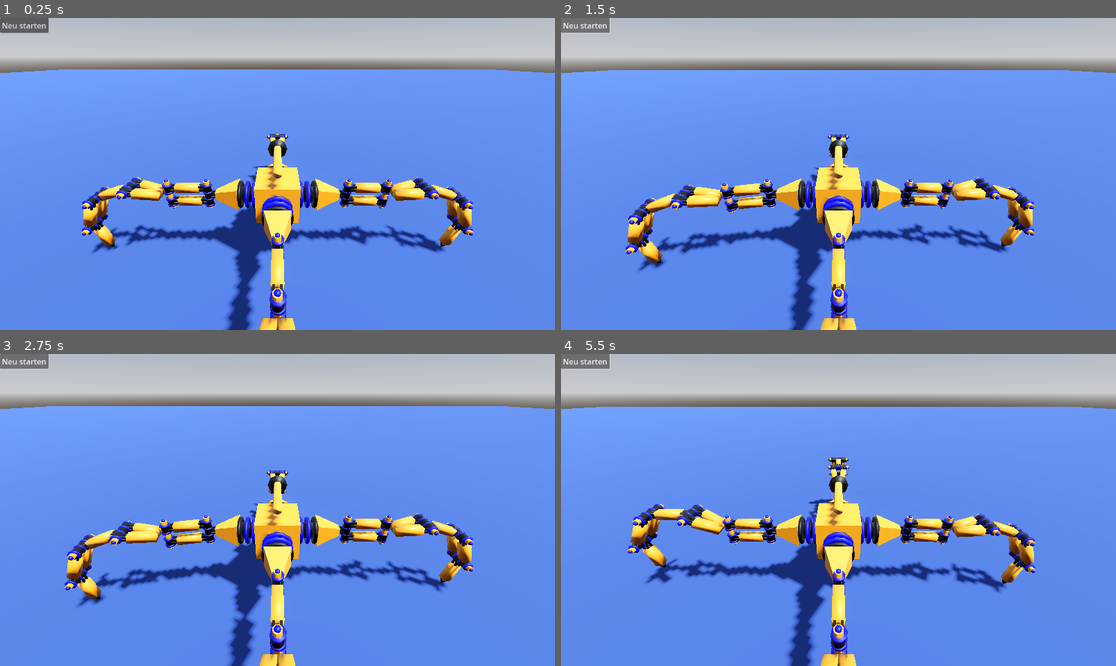
Above: before the commit, frames 1-4 (two rows, left to right).
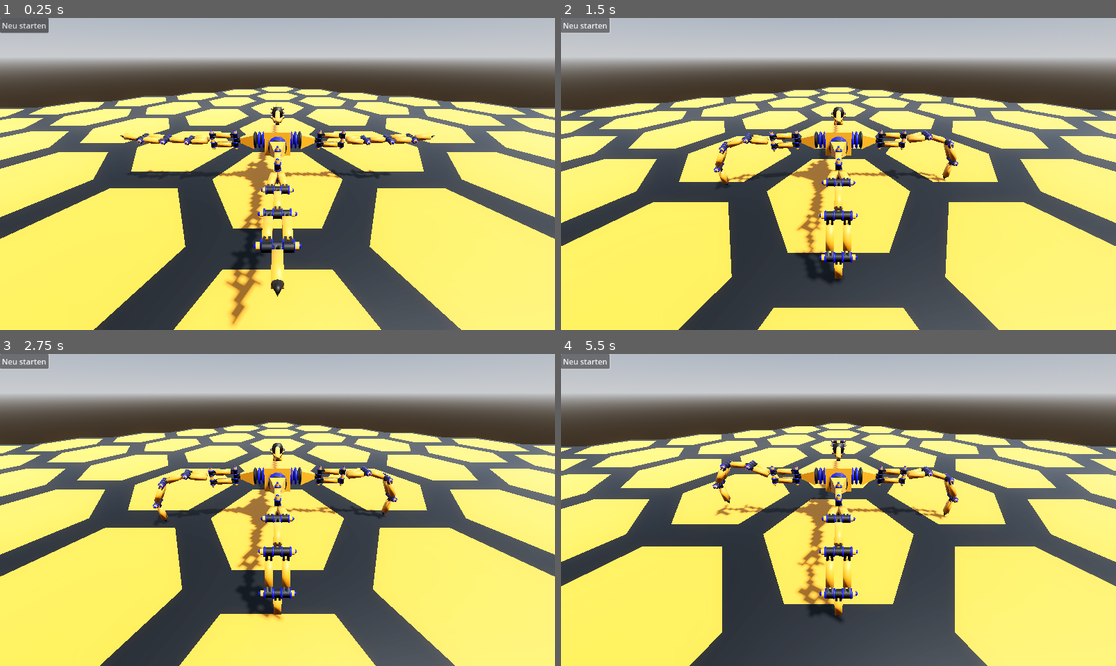
Above: after the commit, the same moments.

Repository: gheddie/godot_spider_game
Game: Godot game, scene res://sandbox.tscn
The game is run twice, just before and just after one commit, with the same random seed, the same clock (stepped at 60 frames per second) and the same inputs.
Inputs:
- Up to frame 1 (0.25 s): no input
- Up to frame 2 (1.5 s): click "Neu starten" at 0.5 s; tap Enter at 1.25 s; hold W (move_forward) from 1.28 s (still down)
- Up to frame 3 (2.75 s): release W (move_forward) at 2.03 s; hold S (move_backward) from 2.03 s (still down)
- Up to frame 4 (5.5 s): release S (move_backward) at 2.78 s; hold W (move_forward) 2.78-4.28 s; hold S (move_backward) from 4.28 s (still down)

The runs differ from the first frame. In frame 1, 82% of the frame differs, in the area x 0-100%, y 16-100%; in frame 2, 82%; in frame 3, 82%; in frame 4, 82%.

Commit message:
changed floor

Diff:
--- /dev/null
+++ b/assets/floorplate.tscn
@@ -0,0 +1,15 @@
+[gd_scene load_steps=3 format=3 uid="uid://d3nklux16bbpf"]
+
+[ext_resource type="PackedScene" uid="uid://bxxrkhetj88eh" path="res://assets/blender/export/floorplate.glb" id="1_46w2b"]
+
+[sub_resource type="BoxShape3D" id="BoxShape3D_46w2b"]
+size = Vector3(2, 0.4, 2)
+
+[node name="Floorplate" type="StaticBody3D"]
+
+[node name="floorplate" parent="." instance=ExtResource("1_46w2b")]
+transform = Transform3D(2, 0, 0, 0, 1, 0, 0, 0, 2, 0, 0, 0)
+
+[node name="CollisionShape3D" type="CollisionShape3D" parent="."]
+transform = Transform3D(1, 0, 0, 0, 1, 0, 0, 0, 1, 0, -1.4901161e-08, 0)
+shape = SubResource("BoxShape3D_46w2b")
--- a/assets/spider.tscn
+++ b/assets/spider.tscn
@@ -4,7 +4,7 @@
 [ext_resource type="PackedScene" uid="uid://bfxf731uerwcx" path="res://assets/blender/export/spider.glb" id="1_k3kcl"]
 
 [sub_resource type="BoxShape3D" id="BoxShape3D_h5k70"]
-size = Vector3(5.5, 1.8000001, 5.5)
+size = Vector3(5.329651, 1.8000001, 5.3303223)
 
 [node name="Spider" type="CharacterBody3D"]
 script = ExtResource("1_h5k70")
@@ -12,96 +12,8 @@
 [node name="spider" parent="." instance=ExtResource("1_k3kcl")]
 transform = Transform3D(-2.1855695e-09, 0, -0.05, 0, 0.05, 0, 0.05, 0, -2.1855695e-09, 0, 0, 0)
 
-[node name="Skeleton3D" parent="spider/Armature4" index="0"]
-bones/1/rotation = Quaternion(0, 0, 0.0054911003, 0.9999849)
-bones/2/rotation = Quaternion(0.11172414, -5.3900998e-11, -5.152505e-10, 0.99373925)
-bones/3/rotation = Quaternion(-0.2714534, -3.4108313e-11, 2.1753044e-10, 0.9624516)
-bones/4/rotation = Quaternion(-0.4243063, 1.9352663e-10, 5.2371097e-11, 0.9055187)
-bones/5/rotation = Quaternion(-0.30468816, 7.483216e-09, 9.07412e-09, 0.9524522)
-bones/6/position = Vector3(50.33333, -20, -0.3333303)
-bones/6/rotation = Quaternion(0.5, -0.50000006, 0.5, 0.50000006)
-
-[node name="Bone_005" parent="spider/Armature4/Skeleton3D" index="0"]
-transform = Transform3D(0.01098202, -0.248074, 0.9686788, -1.9311816e-08, -0.96873724, -0.2480889, 0.9999397, 0.0027244994, -0.010638697, 52.824345, -10.30966, -0.36049977)
-
-[node name="Bone_004" parent="spider/Armature4/Skeleton3D" index="1"]
-transform = Transform3D(0.010982034, 0.36020878, 0.9328071, -3.139768e-10, -0.93286335, 0.36023057, 0.9999397, -0.003956064, -0.010244737, 49.222256, -0.98102665, -0.32093912)
-
-[node name="Bone_003" parent="spider/Armature4/Skeleton3D" index="2"]
-transform = Transform3D(0.010982034, 0.947309, 0.32013264, 3.7950358e-11, -0.32015198, 0.94736624, 0.9999397, -0.0104040075, -0.0035159201, 39.749165, 2.2204933, -0.21689907)
-
-[node name="Bone_002" parent="spider/Armature4/Skeleton3D" index="3"]
-transform = Transform3D(0.010982034, 0.9749766, -0.22203593, -8.0047635e-12, 0.22204933, 0.9750354, 0.9999397, -0.010707872, 0.0024385531, 29.999397, 0, -0.10982035)
-
-[node name="Bone_001" parent="spider/Armature4/Skeleton3D" index="4"]
-transform = Transform3D(0.010982035, 0.9999397, 0, 0, 0, 1, 0.9999397, -0.010982035, 0, 20, 0, 0)
-
-[node name="Skeleton3D" parent="spider/Armature1" index="0"]
-bones/2/rotation = Quaternion(0.110485025, -7.531379e-11, -2.7609226e-10, 0.9938778)
-bones/3/rotation = Quaternion(-0.26896748, -7.981327e-12, 1.9346486e-10, 0.96314925)
-bones/4/rotation = Quaternion(-0.4197367, -4.8067357e-16, -2.7187442e-16, 0.907646)
-bones/5/rotation = Quaternion(-0.3011781, 7.315675e-09, 9.309157e-09, 0.9535679)
-bones/6/position = Vector3(50.666676, -20, 1.4563794e-07)
-bones/6/rotation = Quaternion(-0.49999994, -0.5, 0.50000006, 0.5)
-
-[node name="Bone_005" parent="spider/Armature1/Skeleton3D" index="0"]
-transform = Transform3D(-1.3073513e-08, -0.22855139, 0.97353184, -1.9581808e-08, -0.97353184, -0.22855139, 1, -2.2051482e-08, 8.252032e-09, 52.959, -10.26198, -9.304323e-10)
-
-[node name="Bone_004" parent="spider/Armature1/Skeleton3D" index="1"]
-transform = Transform3D(1.1498627e-10, 0.37209615, 0.92819417, 8.495459e-11, -0.92819417, 0.37209615, 1, 3.6068426e-11, -1.3834087e-10, 49.238037, -0.9800389, -1.2913484e-09)
-
-[node name="Bone_003" parent="spider/Armature1/Skeleton3D" index="2"]
-transform = Transform3D(1.1498601e-10, 0.9482177, 0.31762108, 8.495352e-11, -0.31762108, 0.9482177, 1, -8.204872e-11, -1.1707642e-10, 39.75586, 2.196172, -4.7086557e-10)
-
-[node name="Bone_002" parent="spider/Armature1/Skeleton3D" index="3"]
-transform = Transform3D(-2.7225472e-10, 0.9755861, -0.2196172, 8.8697286e-11, 0.2196172, 0.9755861, 1, 2.461285e-10, -1.4632368e-10, 30, 0, -2.932154e-09)
-
-[node name="Skeleton3D" parent="spider/Armature2" index="0"]
-bones/1/rotation = Quaternion(0, 0, -0.005491111, 0.9999849)
-bones/2/rotation = Quaternion(0.1117237, 4.673501e-12, -4.665548e-11, 0.9937393)
-bones/3/rotation = Quaternion(-0.27145344, -2.7741878e-11, 1.7880565e-10, 0.9624516)
-bones/4/rotation = Quaternion(-0.4243059, -4.562833e-11, 6.1002293e-11, 0.90551895)
-bones/5/rotation = Quaternion(-0.30468795, 7.0094686e-09, 9.320482e-09, 0.95245224)
-bones/6/position = Vector3(50.33333, -20.00002, 0.33333048)
-bones/6/rotation = Quaternion(-0.50000006, -0.5, -0.4999999, 0.50000006)
-
-[node name="Bone_005" parent="spider/Armature2/Skeleton3D" index="0"]
-transform = Transform3D(-0.010982069, -0.24807331, 0.96867895, -1.9434983e-08, -0.9687373, -0.2480883, 0.9999397, -0.0027245414, 0.010638736, 52.82434, -10.309675, 0.3605005)
-
-[node name="Bone_004" parent="spider/Armature2/Skeleton3D" index="1"]
-transform = Transform3D(-0.010982056, 0.36020896, 0.9328069, -1.0513847e-12, -0.9328632, 0.36023065, 0.9999397, 0.003956074, 0.010244756, 49.22225, -0.98104334, 0.32093978)
-
-[node name="Bone_003" parent="spider/Armature2/Skeleton3D" index="2"]
-transform = Transform3D(-0.010982056, 0.9473088, 0.3201335, 1.7472145e-11, -0.32015282, 0.9473659, 0.9999397, 0.010404026, 0.0035159364, 39.749165, 2.2204847, 0.21689951)
-
-[node name="Bone_002" parent="spider/Armature2/Skeleton3D" index="3"]
-transform = Transform3D(-0.010982056, 0.9749768, -0.22203507, -1.971353e-11, 0.22204846, 0.9750356, 0.9999397, 0.010707896, -0.0024385487, 29.999397, 0, 0.10982056)
-
-[node name="Bone_001" parent="spider/Armature2/Skeleton3D" index="4"]
-transform = Transform3D(-0.010982056, 0.9999397, 0, 0, 0, 1, 0.9999397, 0.010982056, 0, 20, 0, 1.9895197e-13)
-
-[node name="Skeleton3D" parent="spider/Armature3" index="0"]
-bones/2/rotation = Quaternion(0.112832725, -7.596581e-11, -2.7591357e-10, 0.993614)
-bones/3/rotation = Quaternion(-0.2740656, -9.006126e-12, 1.9341974e-10, 0.961711)
-bones/4/rotation = Quaternion(-0.42894036, -6.048965e-17, 3.3592522e-18, 0.9033328)
-bones/5/rotation = Quaternion(-0.3082227, 7.246622e-09, 9.363011e-09, 0.9513142)
-bones/6/position = Vector3(50, -20, -4.371148e-08)
-bones/6/rotation = Quaternion(0.5, -0.5, -0.5, 0.5)
-
-[node name="Bone_005" parent="spider/Armature3/Skeleton3D" index="0"]
-transform = Transform3D(-1.358414e-08, -0.26825386, 0.9633484, -1.922776e-08, -0.9633484, -0.26825386, 1, -2.2167027e-08, 7.928338e-09, 52.685295, -10.365793, -8.715372e-10)
-
-[node name="Bone_004" parent="spider/Armature3/Skeleton3D" index="1"]
-transform = Transform3D(1.15001855e-10, 0.34765467, 0.9376227, 8.67835e-11, -0.9376227, 0.34765467, 1, 4.1389277e-11, -1.3799897e-10, 49.208748, -0.9895661, -1.2854877e-09)
-
-[node name="Bone_003" parent="spider/Armature3/Skeleton3D" index="2"]
-transform = Transform3D(1.15001765e-10, 0.9463372, 0.32318097, 8.6783414e-11, -0.32318097, 0.9463372, 1, -8.078362e-11, -1.1929274e-10, 39.745377, 2.2422435, -4.7762394e-10)
-
-[node name="Bone_002" parent="spider/Armature3/Skeleton3D" index="3"]
-transform = Transform3D(-2.722521e-10, 0.97453755, -0.22422436, 8.869722e-11, 0.22422436, 0.97453755, 1, 2.4543187e-10, -1.4748433e-10, 30, 0, -2.9319143e-09)
-
 [node name="Camera3D" type="Camera3D" parent="spider"]
-transform = Transform3D(-10, -4.3650587e-07, 7.574542e-07, 0, 8.664267, 4.9930453, -8.742278e-07, 4.9930453, -8.664267, 0, 51.07657, -43.40424)
+transform = Transform3D(-20, -8.730119e-07, 1.5149087e-06, 0, 17.328533, 9.986091, -1.7484558e-06, 9.986091, -17.328533, -1.7484551e-06, 51.07657, -83.404236)
 current = true
 
 [node name="GridContainer" type="GridContainer" parent="."]
@@ -116,7 +28,7 @@
 text = "Neu starten"
 
 [node name="CollisionShape3D" type="CollisionShape3D" parent="."]
-transform = Transform3D(1, 0, 0, 0, 1, 0, 0, 0, 1, 0.05000019, 0.90000004, -0.05000019)
+transform = Transform3D(1, 0, 0, 0, 1, 0, 0, 0, 1, 0.003460884, 0.90000004, 0.010180473)
 shape = SubResource("BoxShape3D_h5k70")
 
 [editable path="spider"]
--- a/sandbox.tscn
+++ b/sandbox.tscn
@@ -1,6 +1,7 @@
 [gd_scene load_steps=6 format=3 uid="uid://csal46ceqcauu"]
 
 [ext_resource type="PackedScene" uid="uid://bdrgqja08vwol" path="res://assets/spider.tscn" id="1_3h184"]
+[ext_resource type="PackedScene" uid="uid://d3nklux16bbpf" path="res://assets/floorplate.tscn" id="2_cojph"]
 
 [sub_resource type="ProceduralSkyMaterial" id="ProceduralSkyMaterial_3h184"]
 sky_horizon_color = Color(0.66224277, 0.6717428, 0.6867428, 1)
@@ -15,22 +16,223 @@
 tonemap_mode = 2
 glow_enabled = true
 
-[sub_resource type="StandardMaterial3D" id="StandardMaterial3D_3h184"]
-albedo_color = Color(0.16470589, 0.24705882, 0.50980395, 1)
-
 [node name="Sandbox" type="Node3D"]
 
 [node name="WorldEnvironment" type="WorldEnvironment" parent="."]
 environment = SubResource("Environment_p7lbm")
 
 [node name="DirectionalLight3D" type="DirectionalLight3D" parent="."]
-transform = Transform3D(-0.8660254, -0.43301278, 0.25, 0, 0.49999997, 0.86602545, -0.50000006, 0.75, -0.43301266, 0, 0, 0)
+transform = Transform3D(-0.8660254, -0.43301278, 0.25, 0, 0.49999997, 0.86602545, -0.50000006, 0.75, -0.43301266, -12, 0, 0)
 shadow_enabled = true
 
-[node name="Floor" type="CSGBox3D" parent="."]
-use_collision = true
-size = Vector3(100, 1, 100)
-material = SubResource("StandardMaterial3D_3h184")
-
 [node name="Spider" parent="." instance=ExtResource("1_3h184")]
-transform = Transform3D(1, 0, 0, 0, 1, 0, 0, 0, 1, 0, 0.5000005, 0)
+transform = Transform3D(1, 0, 0, 0, 1, 0, 0, 0, 1, 0, -0.62572694, 0)
+
+[node name="Floor" type="Node" parent="."]
+
+[node name="Floorplate1" parent="Floor" instance=ExtResource("2_cojph")]
+transform = Transform3D(1, 0, 0, 0, 1, 0, 0, 0, 1, -12, -0.82572705, 0)
+
+[node name="Floorplate2" parent="Floor" instance=ExtResource("2_cojph")]
+transform = Transform3D(1, 0, 0, 0, 1, 0, 0, 0, 1, -8, -0.82572705, 0)
+
+[node name="Floorplate3" parent="Floor" instance=ExtResource("2_cojph")]
+transform = Transform3D(1, 0, 0, 0, 1, 0, 0, 0, 1, -14, -0.82572705, -3)
+
+[node name="Floorplate4" parent="Floor" instance=ExtResource("2_cojph")]
+transform = Transform3D(1, 0, 0, 0, 1, 0, 0, 0, 1, -16, -0.82572705, 0)
+
+[node name="Floorplate5" parent="Floor" instance=ExtResource("2_cojph")]
+transform = Transform3D(1, 0, 0, 0, 1, 0, 0, 0, 1, -10, -0.82572705, -3)
+
+[node name="Floorplate6" parent="Floor" instance=ExtResource("2_cojph")]
+transform = Transform3D(1, 0, 0, 0, 1, 0, 0, 0, 1, -14, -0.82572705, 3)
+
+[node name="Floorplate7" parent="Floor" instance=ExtResource("2_cojph")]
+transform = Transform3D(1, 0, 0, 0, 1, 0, 0, 0, 1, -10, -0.82572705, 3)
+
+[node name="Floorplate15" parent="Floor" instance=ExtResource("2_cojph")]
+transform = Transform3D(1, 0, 0, 0, 1, 0, 0, 0, 1, -12, -0.82572705, 6)
+
+[node name="Floorplate16" parent="Floor" instance=ExtResource("2_cojph")]
+transform = Transform3D(1, 0, 0, 0, 1, 0, 0, 0, 1, -12, -0.82572705, -6)
+
+[node name="Floorplate8" parent="Floor" instance=ExtResource("2_cojph")]
+transform = Transform3D(1, 0, 0, 0, 1, 0, 0, 0, 1, 0, -0.82572705, 0)
+
+[node name="Floorplate9" parent="Floor" instance=ExtResource("2_cojph")]
+transform = Transform3D(1, 0, 0, 0, 1, 0, 0, 0, 1, 4, -0.82572705, 0)
+
+[node name="Floorplate10" parent="Floor" instance=ExtResource("2_cojph")]
+transform = Transform3D(1, 0, 0, 0, 1, 0, 0, 0, 1, -2, -0.82572705, -3)
+
+[node name="Floorplate11" parent="Floor" instance=ExtResource("2_cojph")]
+transform = Transform3D(1, 0, 0, 0, 1, 0, 0, 0, 1, -4, -0.82572705, 0)
+
+[node name="Floorplate12" parent="Floor" instance=ExtResource("2_cojph")]
+transform = Transform3D(1, 0, 0, 0, 1, 0, 0, 0, 1, 2, -0.82572705, -3)
+
+[node name="Floorplate13" parent="Floor" instance=ExtResource("2_cojph")]
+transform = Transform3D(1, 0, 0, 0, 1, 0, 0, 0, 1, -2, -0.82572705, 3)
+
+[node name="Floorplate14" parent="Floor" instance=ExtResource("2_cojph")]
+transform = Transform3D(1, 0, 0, 0, 1, 0, 0, 0, 1, 2, -0.82572705, 3)
+
+[node name="Floorplate18" parent="Floor" instance=ExtResource("2_cojph")]
+transform = Transform3D(1, 0, 0, 0, 1, 0, 0, 0, 1, 0, -0.82572705, -6)
+
+[node name="Floorplate19" parent="Floor" instance=ExtResource("2_cojph")]
+transform = Transform3D(1, 0, 0, 0, 1, 0, 0, 0, 1, 12, -0.82572705, 0)
+
+[node name="Floorplate20" parent="Floor" instance=ExtResource("2_cojph")]
+transform = Transform3D(1, 0, 0, 0, 1, 0, 0, 0, 1, 16, -0.82572705, 0)
+
+[node name="Floorplate21" parent="Floor" instance=ExtResource("2_cojph")]
+transform = Transform3D(1, 0, 0, 0, 1, 0, 0, 0, 1, 10, -0.82572705, -3)
+
+[node name="Floorplate22" parent="Floor" instance=ExtResource("2_cojph")]
+transform = Transform3D(1, 0, 0, 0, 1, 0, 0, 0, 1, 8, -0.82572705, 0)
+
+[node name="Floorplate23" parent="Floor" instance=ExtResource("2_cojph")]
+transform = Transform3D(1, 0, 0, 0, 1, 0, 0, 0, 1, 14, -0.82572705, -3)
+
+[node name="Floorplate24" parent="Floor" instance=ExtResource("2_cojph")]
+transform = Transform3D(1, 0, 0, 0, 1, 0, 0, 0, 1, 10, -0.82572705, 3)
+
+[node name="Floorplate25" parent="Floor" instance=ExtResource("2_cojph")]
+transform = Transform3D(1, 0, 0, 0, 1, 0, 0, 0, 1, 14, -0.82572705, 3)
+
+[node name="Floorplate26" parent="Floor" instance=ExtResource("2_cojph")]
+transform = Transform3D(1, 0, 0, 0, 1, 0, 0, 0, 1, 12, -0.82572705, 6)
+
+[node name="Floorplate27" parent="Floor" instance=ExtResource("2_cojph")]
+transform = Transform3D(1, 0, 0, 0, 1, 0, 0, 0, 1, 12, -0.82572705, -6)
+
+[node name="Floorplate28" parent="Floor" instance=ExtResource("2_cojph")]
+transform = Transform3D(1, 0, 0, 0, 1, 0, 0, 0, 1, 6, -0.82572705, -9)
+
+[node name="Floorplate29" parent="Floor" instance=ExtResource("2_cojph")]
+transform = Transform3D(1, 0, 0, 0, 1, 0, 0, 0, 1, 10, -0.82572705, -9)
+
+[node name="Floorplate30" parent="Floor" instance=ExtResource("2_cojph")]
+transform = Transform3D(1, 0, 0, 0, 1, 0, 0, 0, 1, 4, -0.82572705, -12)
+
+[node name="Floorplate31" parent="Floor" instance=ExtResource("2_cojph")]
+transform = Transform3D(1, 0, 0, 0, 1, 0, 0, 0, 1, 2, -0.82572705, -9)
+
+[node name="Floorplate32" parent="Floor" instance=ExtResource("2_cojph")]
+transform = Transform3D(1, 0, 0, 0, 1, 0, 0, 0, 1, 8, -0.82572705, -12)
+
+[node name="Floorplate33" parent="Floor" instance=ExtResource("2_cojph")]
+transform = Transform3D(1, 0, 0, 0, 1, 0, 0, 0, 1, 4, -0.82572705, -6)
+
+[node name="Floorplate34" parent="Floor" instance=ExtResource("2_cojph")]
+transform = Transform3D(1, 0, 0, 0, 1, 0, 0, 0, 1, 8, -0.82572705, -6)
+
+[node name="Floorplate35" parent="Floor" instance=ExtResource("2_cojph")]
+transform = Transform3D(1, 0, 0, 0, 1, 0, 0, 0, 1, 6, -0.82572705, -3)
+
+[node name="Floorplate36" parent="Floor" instance=ExtResource("2_cojph")]
+transform = Transform3D(1, 0, 0, 0, 1, 0, 0, 0, 1, 6, -0.82572705, -15)
+
+[node name="Floorplate37" parent="Floor" instance=ExtResource("2_cojph")]
+transform = Transform3D(1, 0, 0, 0, 1, 0, 0, 0, 1, -6, -0.82572705, -9)
+
+[node name="Floorplate38" parent="Floor" instance=ExtResource("2_cojph")]
+transform = Transform3D(1, 0, 0, 0, 1, 0, 0, 0, 1, -2, -0.82572705, -9)
+
+[node name="Floorplate39" parent="Floor" instance=ExtResource("2_cojph")]
+transform = Transform3D(1, 0, 0, 0, 1, 0, 0, 0, 1, -8, -0.82572705, -12)
+
+[node name="Floorplate40" parent="Floor" instance=ExtResource("2_cojph")]
+transform = Transform3D(1, 0, 0, 0, 1, 0, 0, 0, 1, -10, -0.82572705, -9)
+
+[node name="Floorplate41" parent="Floor" instance=ExtResource("2_cojph")]
+transform = Transform3D(1, 0, 0, 0, 1, 0, 0, 0, 1, -4, -0.82572705, -12)
+
+[node name="Floorplate42" parent="Floor" instance=ExtResource("2_cojph")]
+transform = Transform3D(1, 0, 0, 0, 1, 0, 0, 0, 1, -8, -0.82572705, -6)
+
+[node name="Floorplate43" parent="Floor" instance=ExtResource("2_cojph")]
+transform = Transform3D(1, 0, 0, 0, 1, 0, 0, 0, 1, -4, -0.82572705, -6)
+
+[node name="Floorplate44" parent="Floor" instance=ExtResource("2_cojph")]
+transform = Transform3D(1, 0, 0, 0, 1, 0, 0, 0, 1, -6, -0.82572705, -3)
+
+[node name="Floorplate45" parent="Floor" instance=ExtResource("2_cojph")]
+transform = Transform3D(1, 0, 0, 0, 1, 0, 0, 0, 1, -6, -0.82572705, -15)
+
+[node name="Floorplate46" parent="Floor" instance=ExtResource("2_cojph")]
+transform = Transform3D(1, 0, 0, 0, 1, 0, 0, 0, 1, -6, -0.82572705, 9)
+
+[node name="Floorplate47" parent="Floor" instance=ExtResource("2_cojph")]
+transform = Transform3D(1, 0, 0, 0, 1, 0, 0, 0, 1, -2, -0.82572705, 9)
+
+[node name="Floorplate48" parent="Floor" instance=ExtResource("2_cojph")]
+transform = Transform3D(1, 0, 0, 0, 1, 0, 0, 0, 1, -8, -0.82572705, 6)
+
+[node name="Floorplate49" parent="Floor" instance=ExtResource("2_cojph")]
+transform = Transform3D(1, 0, 0, 0, 1, 0, 0, 0, 1, -10, -0.82572705, 9)
+
+[node name="Floorplate50" parent="Floor" instance=ExtResource("2_cojph")]
+transform = Transform3D(1, 0, 0, 0, 1, 0, 0, 0, 1, -4, -0.82572705, 6)
+
+[node name="Floorplate51" parent="Floor" instance=ExtResource("2_cojph")]
+transform = Transform3D(1, 0, 0, 0, 1, 0, 0, 0, 1, -8, -0.82572705, 12)
+
+[node name="Floorplate52" parent="Floor" instance=ExtResource("2_cojph")]
+transform = Transform3D(1, 0, 0, 0, 1, 0, 0, 0, 1, -4, -0.82572705, 12)
+
+[node name="Floorplate53" parent="Floor" instance=ExtResource("2_cojph")]
+transform = Transform3D(1, 0, 0, 0, 1, 0, 0, 0, 1, -6, -0.82572705, 15)
+
+[node name="Floorplate54" parent="Floor" instance=ExtResource("2_cojph")]
+transform = Transform3D(1, 0, 0, 0, 1, 0, 0, 0, 1, -6, -0.82572705, 3)
+
+[node name="Floorplate55" parent="Floor" instance=ExtResource("2_cojph")]
+transform = Transform3D(1, 0, 0, 0, 1, 0, 0, 0, 1, 6, -0.82572705, 9)
+
+[node name="Floorplate56" parent="Floor" instance=ExtResource("2_cojph")]
+transform = Transform3D(1, 0, 0, 0, 1, 0, 0, 0, 1, 10, -0.82572705, 9)
+
+[node name="Floorplate59" parent="Floor" instance=ExtResource("2_cojph")]
+transform = Transform3D(1, 0, 0, 0, 1, 0, 0, 0, 1, 8, -0.82572705, 6)
+
+[node name="Floorplate60" parent="Floor" instance=ExtResource("2_cojph")]
+transform = Transform3D(1, 0, 0, 0, 1, 0, 0, 0, 1, 4, -0.82572705, 12)
+
+[node name="Floorplate61" parent="Floor" instance=ExtResource("2_cojph")]
+transform = Transform3D(1, 0, 0, 0, 1, 0, 0, 0, 1, 8, -0.82572705, 12)
+
+[node name="Floorplate62" parent="Floor" instance=ExtResource("2_cojph")]
+transform = Transform3D(1, 0, 0, 0, 1, 0, 0, 0, 1, 6, -0.82572705, 15)
+
+[node name="Floorplate63" parent="Floor" instance=ExtResource("2_cojph")]
+transform = Transform3D(1, 0, 0, 0, 1, 0, 0, 0, 1, 6, -0.82572705, 3)
+
+[node name="Floorplate64" parent="Floor" instance=ExtResource("2_cojph")]
+transform = Transform3D(1, 0, 0, 0, 1, 0, 0, 0, 1, -2, -0.82572705, 15)
+
+[node name="Floorplate65" parent="Floor" instance=ExtResource("2_cojph")]
+transform = Transform3D(1, 0, 0, 0, 1, 0, 0, 0, 1, 2, -0.82572705, 15)
+
+[node name="Floorplate66" parent="Floor" instance=ExtResource("2_cojph")]
+transform = Transform3D(1, 0, 0, 0, 1, 0, 0, 0, 1, -2, -0.82572705, -15)
+
+[node name="Floorplate67" parent="Floor" instance=ExtResource("2_cojph")]
+transform = Transform3D(1, 0, 0, 0, 1, 0, 0, 0, 1, 2, -0.82572705, -15)
+
+[node name="Floorplate68" parent="Floor" instance=ExtResource("2_cojph")]
+transform = Transform3D(1, 0, 0, 0, 1, 0, 0, 0, 1, 0, -0.82572705, 12)
+
+[node name="Floorplate69" parent="Floor" instance=ExtResource("2_cojph")]
+transform = Transform3D(1, 0, 0, 0, 1, 0, 0, 0, 1, 0, -0.82572705, -12)
+
+[node name="Floorplate17" parent="Floor" instance=ExtResource("2_cojph")]
+transform = Transform3D(1, 0, 0, 0, 1, 0, 0, 0, 1, 2, -0.82572705, 9)
+
+[node name="Floorplate57" parent="Floor" instance=ExtResource("2_cojph")]
+transform = Transform3D(1, 0, 0, 0, 1, 0, 0, 0, 1, 0, -0.82572705, 6)
+
+[node name="Floorplate70" parent="Floor" instance=ExtResource("2_cojph")]
+transform = Transform3D(1, 0, 0, 0, 1, 0, 0, 0, 1, 4, -0.82572705, 6)
--- a/script/spider.gd
+++ b/script/spider.gd
@@ -6,7 +6,7 @@
 
 @onready var buttonRestart: Button = $GridContainer/RestarLevel
 
-const SPEED = 10.0
+const SPEED = 2.5
 
 const WALK_ANIMATION: String = "Animation"
 
Binary file added: assets/blender/export/floorplate.glb
Not shown, added: assets/blender/export/floorplate.glb.import
Not shown, added: assets/blender/floorplate.blend.import
Not shown, added: assets/blender/floorplate.blend
Not shown, changed: assets/blender/spider.blend
